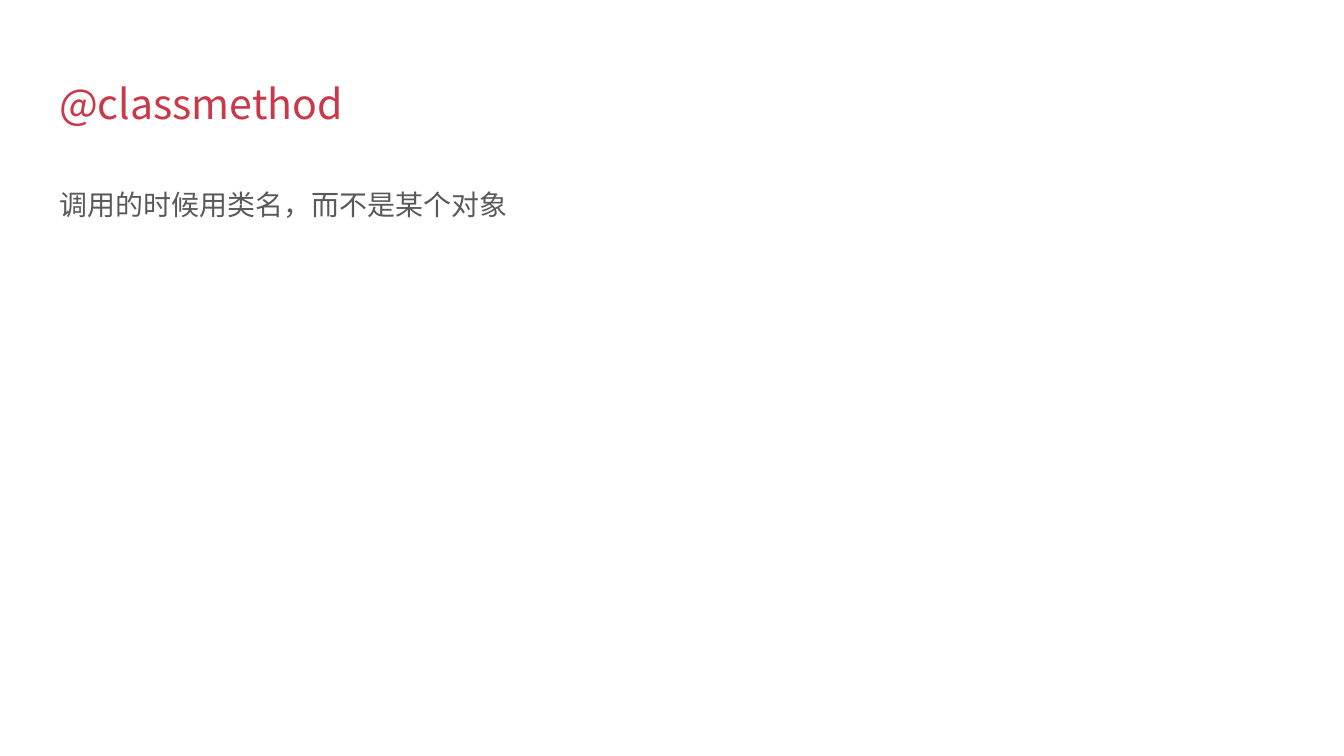
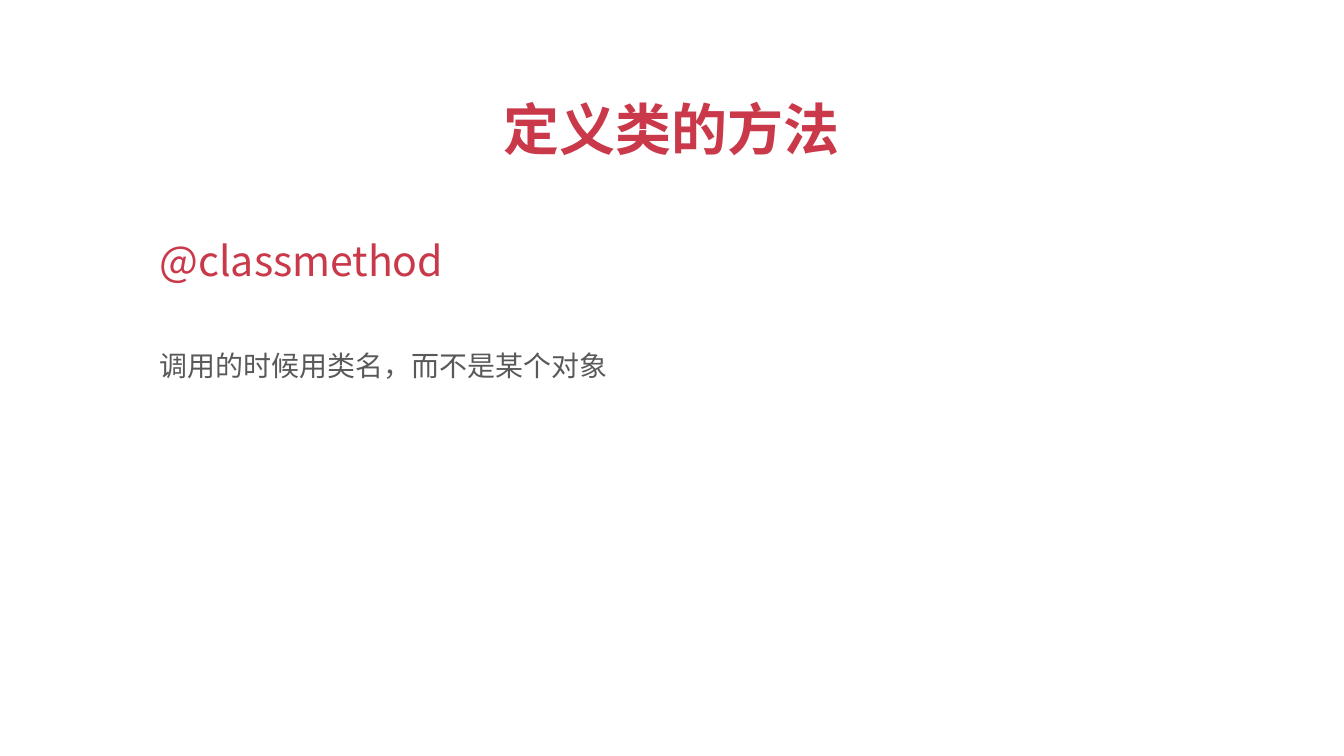
Before and after one commit to albert-feng/Python_OOP, a slide deck: slide 6 of ppt/3.3-定义类的方法.pptx. Drawn at 1344x756 pixels with LibreOffice and Linux fonts; fonts in the diff are those of the drawing. Boxes give left, top, right and bottom in pixels: in the first picture for what was removed or moved away, otherwise in the second. Text is boxed around its words. In the diff, an @@ line names an element or a change of style, - is before the commit and + after.

```diff
--- a/ppt/3.3-定义类的方法.pptx
+++ b/ppt/3.3-定义类的方法.pptx
@@ text added at [504, 102, 840, 155], 30 pt, text #C9394A, bold @@
+定义类的方法
@@ title "@classmethod": place and size @@
-title "@classmethod" at [59, 86, 343, 126]
+title "@classmethod" at [160, 243, 444, 283]
@@ text "调用的时候用类名，而不是某个对象": place and size @@
-text "调用的时候用类名，而不是某个对象" at [59, 191, 507, 218]
+text "调用的时候用类名，而不是某个对象" at [160, 352, 608, 379]
```
Also in this commit, not shown: 6 other slides changed, 4 other files.
